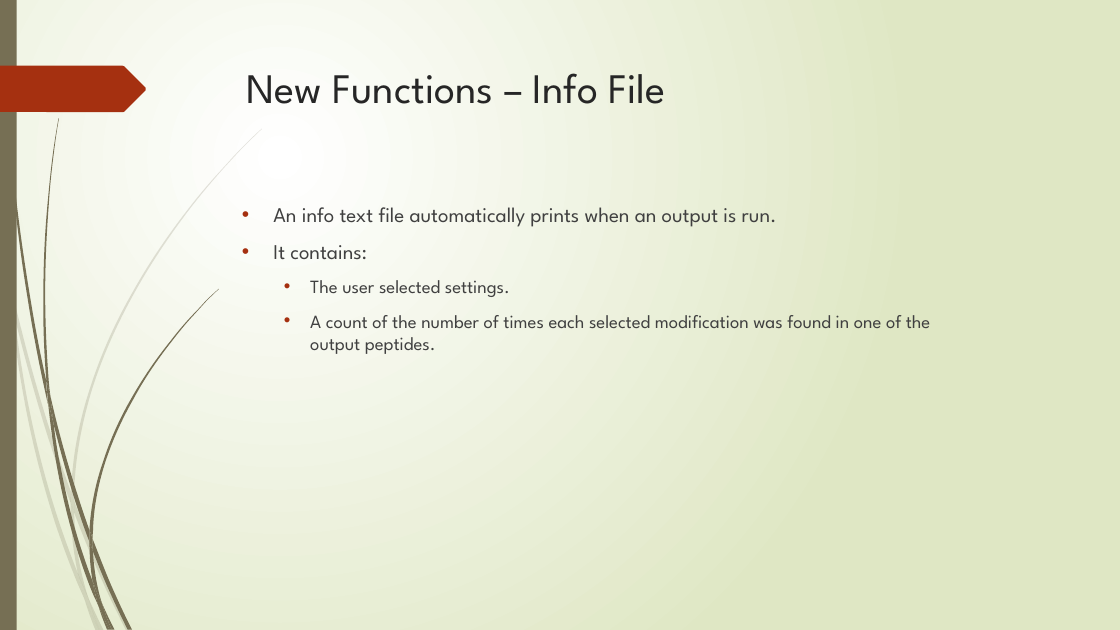
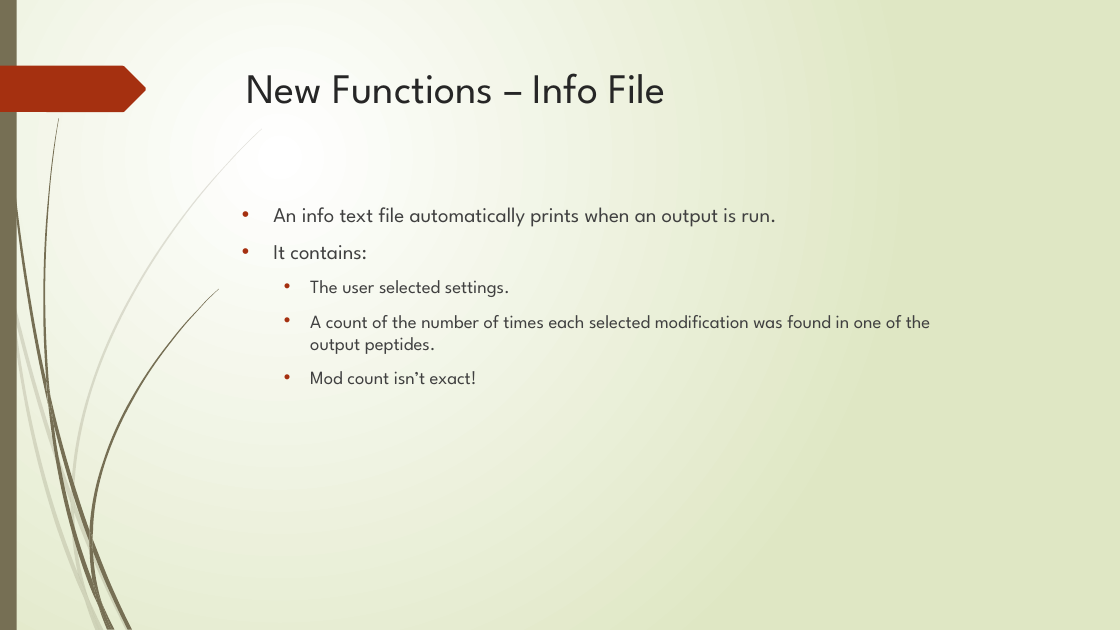
Before and after one commit to nhcha6/MersProject, a slide deck: slide 12 of SecondLabPresentation.pptx. Drawn at 1120x630 pixels with LibreOffice and Linux fonts; fonts in the diff are those of the drawing. Boxes give left, top, right and bottom in pixels: in the first picture for what was removed or moved away, otherwise in the second. Text is boxed around its words. In the diff, an @@ line names an element or a change of style, - is before the commit and + after.

```diff
--- a/SecondLabPresentation.pptx
+++ b/SecondLabPresentation.pptx
@@ text at [310, 371, 477, 384]: paragraph added @@
+  • Mod count isn’t exact!
```
Also in this commit, not shown: 3 other slides changed, 2 slides removed.
